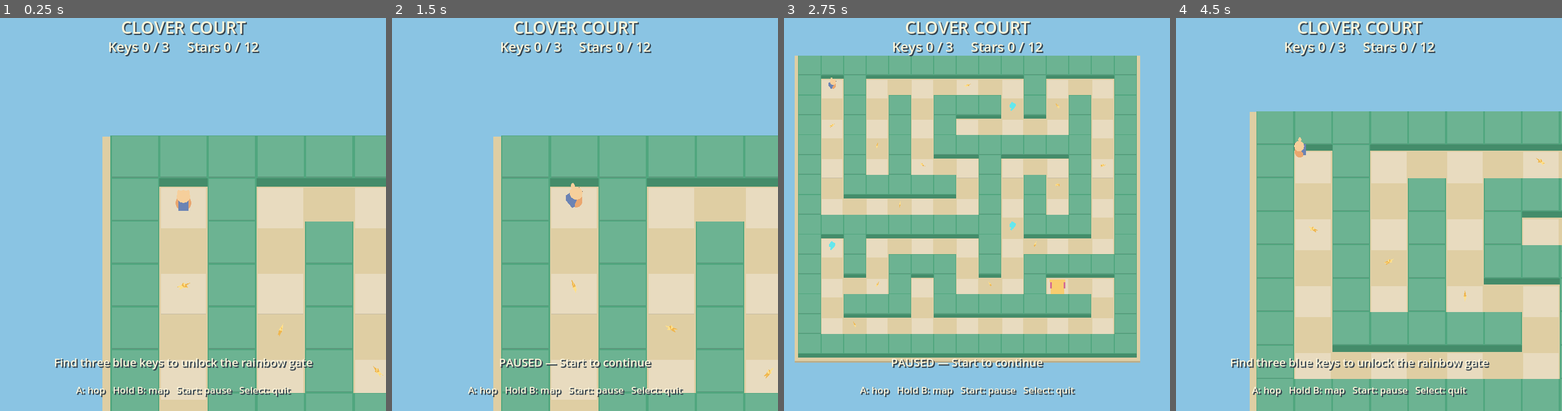
Above: before the commit, frames 1-4 (left to right).
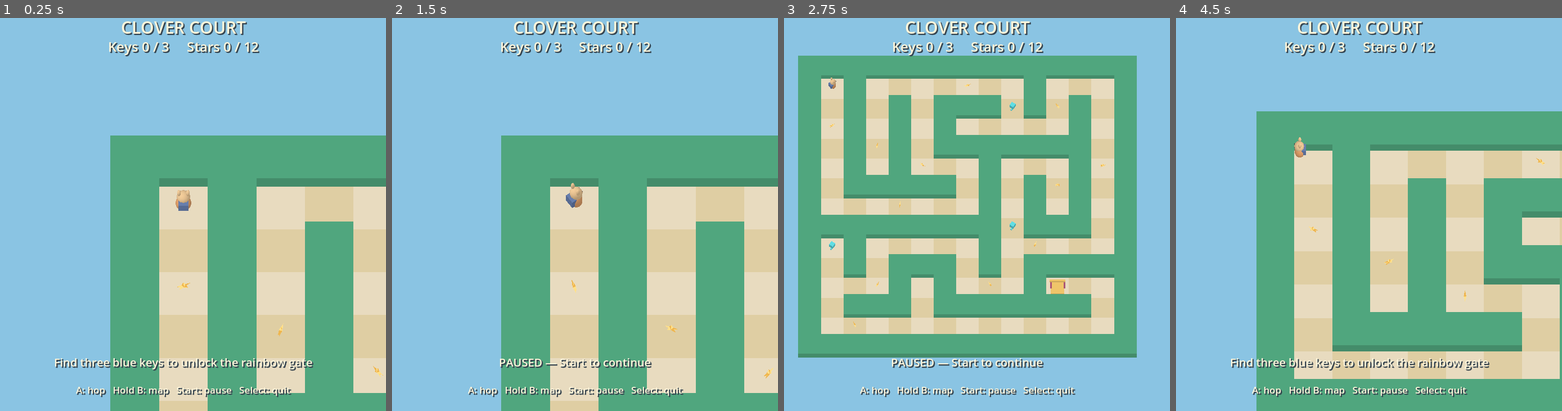
Above: after the commit, the same moments.

Repository: J-u-s-t-J-o-s-h/emuelec-usb-ssh
Game: Godot game, scene res://main.tscn
Two runs of this game, one before a commit and one after it. Both use one fixed random seed, a clock stepped at 60 frames per second and the inputs below.
Inputs:
- Up to frame 1 (0.25 s): no input
- Up to frame 2 (1.5 s): tap Enter at 0.5, 1.35 s; hold Right 0.53-1.28 s; tap P at 0.6 s; tap Space at 0.77, 1.25 s; hold Down from 1.28 s (still down)
- Up to frame 3 (2.75 s): tap Space at 1.52 s; release Down at 2.03 s; hold Right from 2.03 s (still down); hold Backspace from 2.03 s (still down)
- Up to frame 4 (4.5 s): release Right at 2.78 s; release Backspace at 2.78 s; hold Up 2.78-3.53 s; tap P at 2.85 s; tap Space at 3.02, 3.77 s; hold Left from 3.53 s (still down); tap Enter at 3.6 s; tap Backspace at 4.35 s

The runs differ from the first frame. In frame 1, 29% of the frame differs, in the area x 26-100%, y 30-100%; in frame 2, 29%; in frame 3, 38%, in the area x 2-93%, y 9-88%; in frame 4, 34%.

Commit message:
Reduce overlapping maze surfaces and batch character meshes

Diff:
--- a/godot/startrail-maze/project/main.gd
+++ b/godot/startrail-maze/project/main.gd
@@ -280,37 +280,50 @@
 	cone_mesh.radial_segments = 6
 	cone_mesh.rings = 1
 	var wall_color: Color = [Color("#54ad83"),Color("#a18cdb"),Color("#e99568")][stage]
-	_stamp(cube,Vector3(0,-0.3,0),Vector3(46,0.5,46),Color("#e8d7aa"))
 	for y in WIDTH:
 		for x in WIDTH:
 			var p := _point(Vector2i(x,y))
 			if not _open(Vector2i(x,y)):
 				_stamp(cube,Vector3(p.x,0.52,p.y),Vector3(3,1.05,3),wall_color)
-				_stamp(cube,Vector3(p.x,1.08,p.y),Vector3(2.85,0.12,2.85),wall_color.lightened(0.17))
-			elif (x+y)%2==0:
-				_stamp(cube,Vector3(p.x,-0.035,p.y),Vector3(2.8,0.025,2.8),Color("#f2e4c7"))
+			else:
+				_stamp(cube,Vector3(p.x,-0.15,p.y),Vector3(3,0.3,3),Color("#f2e4c7") if (x+y)%2==0 else Color("#e8d7aa"))
 	var mesh := MeshInstance3D.new()
 	mesh.mesh = world_surface.commit()
 	mesh.material_override = _vertex_material()
 	add_child(mesh)
 	world_surface = null
 
+func _begin_batch() -> void:
+	world_surface = SurfaceTool.new()
+	world_surface.begin(Mesh.PRIMITIVE_TRIANGLES)
+
+func _finish_batch(parent: Node3D) -> void:
+	var mesh := MeshInstance3D.new()
+	mesh.mesh = world_surface.commit()
+	mesh.material_override = _vertex_material()
+	parent.add_child(mesh)
+	world_surface = null
+
 func _build_keys_exit() -> void:
 	for point in key_points:
 		var model := Node3D.new()
 		model.position = Vector3(point.x,0.9,point.y)
 		add_child(model)
-		_part(cube,Vector3.ZERO,Vector3(0.6,0.6,0.6),Color("#64e7ed"),model)
-		_part(cube,Vector3(0,-0.55,0),Vector3(0.18,0.7,0.18),Color("#64e7ed"),model)
-		_part(cube,Vector3(0.18,-0.75,0),Vector3(0.4,0.16,0.18),Color("#64e7ed"),model)
+		_begin_batch()
+		_stamp(cube,Vector3.ZERO,Vector3(0.6,0.6,0.6),Color("#64e7ed"))
+		_stamp(cube,Vector3(0,-0.55,0),Vector3(0.18,0.7,0.18),Color("#64e7ed"))
+		_stamp(cube,Vector3(0.18,-0.75,0),Vector3(0.4,0.16,0.18),Color("#64e7ed"))
+		_finish_batch(model)
 		key_models.append(model)
 	exit_model = Node3D.new()
 	exit_model.position = Vector3(exit_point.x,0,exit_point.y)
 	add_child(exit_model)
+	_begin_batch()
 	for x in [-0.9,0.9]:
-		_part(cube,Vector3(x,1,0),Vector3(0.25,2,0.25),Color("#d56c91"),exit_model)
-	_part(cube,Vector3(0,2,0),Vector3(2.1,0.3,0.3),Color("#f9cd6f"),exit_model)
-	_part(cube,Vector3(0,0.02,0),Vector3(1.8,0.04,1.8),Color("#f9cd6f"),exit_model)
+		_stamp(cube,Vector3(x,1,0),Vector3(0.25,2,0.25),Color("#d56c91"))
+	_stamp(cube,Vector3(0,2,0),Vector3(2.1,0.3,0.3),Color("#f9cd6f"))
+	_stamp(cube,Vector3(0,0.02,0),Vector3(1.8,0.04,1.8),Color("#f9cd6f"))
+	_finish_batch(exit_model)
 
 func _stamp(mesh: PrimitiveMesh, position: Vector3, scale: Vector3, color: Color) -> void:
 	var arrays := mesh.surface_get_arrays(0)
@@ -333,17 +346,6 @@
 	material.vertex_color_use_as_albedo = true
 	return material
 
-func _part(mesh: PrimitiveMesh, position: Vector3, scale: Vector3, color: Color, parent: Node3D) -> void:
-	var instance := MeshInstance3D.new()
-	instance.mesh = mesh
-	instance.position = position
-	instance.scale = scale
-	var material := StandardMaterial3D.new()
-	material.shading_mode = BaseMaterial3D.SHADING_MODE_UNSHADED
-	material.albedo_color = color
-	instance.material_override = material
-	parent.add_child(instance)
-
 func _build_avatar() -> void:
 	avatar = Node3D.new()
 	add_child(avatar)
@@ -352,13 +354,15 @@
 	var sphere := SphereMesh.new()
 	sphere.radial_segments = 12
 	sphere.rings = 6
-	_part(sphere,Vector3(0,0.65,0),Vector3(1,1.25,0.85),Color("#eaa66e"),body)
-	_part(sphere,Vector3(0,1.4,-0.05),Vector3(0.85,0.85,0.8),Color("#f6cf9b"),body)
-	_part(sphere,Vector3(-0.28,1.95,0),Vector3(0.24,0.7,0.24),Color("#f6cf9b"),body)
-	_part(sphere,Vector3(0.28,1.95,0),Vector3(0.24,0.7,0.24),Color("#f6cf9b"),body)
-	_part(sphere,Vector3(-0.17,1.47,-0.4),Vector3(0.09,0.11,0.07),Color("#3b3747"),body)
-	_part(sphere,Vector3(0.17,1.47,-0.4),Vector3(0.09,0.11,0.07),Color("#3b3747"),body)
-	_part(cube,Vector3(0,0.85,0.3),Vector3(0.65,0.7,0.35),Color("#6b83b4"),body)
+	_begin_batch()
+	_stamp(sphere,Vector3(0,0.65,0),Vector3(1,1.25,0.85),Color("#eaa66e"))
+	_stamp(sphere,Vector3(0,1.4,-0.05),Vector3(0.85,0.85,0.8),Color("#f6cf9b"))
+	_stamp(sphere,Vector3(-0.28,1.95,0),Vector3(0.24,0.7,0.24),Color("#f6cf9b"))
+	_stamp(sphere,Vector3(0.28,1.95,0),Vector3(0.24,0.7,0.24),Color("#f6cf9b"))
+	_stamp(sphere,Vector3(-0.17,1.47,-0.4),Vector3(0.09,0.11,0.07),Color("#3b3747"))
+	_stamp(sphere,Vector3(0.17,1.47,-0.4),Vector3(0.09,0.11,0.07),Color("#3b3747"))
+	_stamp(cube,Vector3(0,0.85,0.3),Vector3(0.65,0.7,0.35),Color("#6b83b4"))
+	_finish_batch(body)
 
 func _build_stars() -> void:
 	var surface := SurfaceTool.new()
Not shown, changed: docs/project-status.md
Not shown, added: godot/startrail-maze/evidence/device-hud-cache.log
Not shown, added: godot/startrail-maze/evidence/device-key-batching.log
